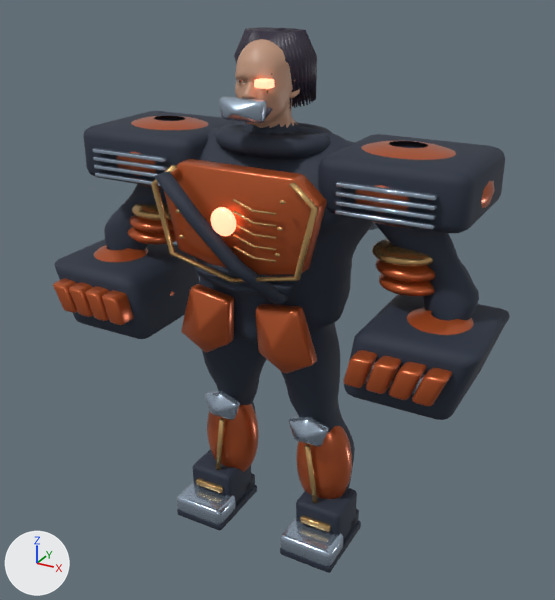
An edit to the FBX model Assets/Alterverse/Resources/AuthoredHeroes/Rook.fbx, drawn before and after from the same camera.
One viewpoint serves both versions: a 50 mm camera at (1.228, -2.22, 2.077) aimed at (0.024, -0.031, 0.982). Lighting does not change. The marker at lower left points along +X, +Y and +Z. The first picture is the older version. Vertices at exactly the same position are counted once.

The first picture shows 'DF_Anatomy', 'DF_GauntletL', 'DF_GauntletR'.
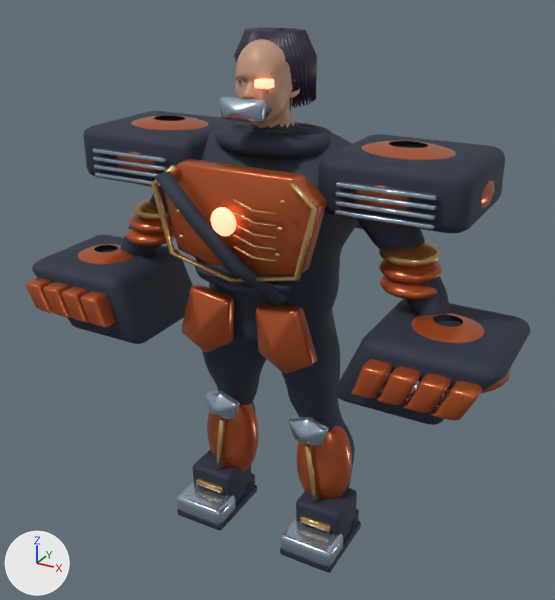
The change, as JSON lines over the scene's bpy script:
```json
{"block": "me_df_gauntletr", "where": "# used by ob_df_gauntletr; location = (0.0, 0.0, 0.0)"}
{"op": "remove", "block": "me_df_gauntletr", "code": "me_df_gauntletr.from_pydata(...)  # 2050 vertices, 1930 faces; spans x 0.383..0.805, y -0.354..0.13, z 0.786..1.088"}
{"op": "add", "block": "me_df_gauntletr", "code": "me_df_gauntletr.from_pydata(...)  # 2050 vertices, 1930 faces; spans x 0.37..0.88, y -0.394..0.09, z 0.787..1.089"}
{"block": "me_df_gauntletr", "change": "me_df_gauntletr part 2: 2050 of 2050 vertices moved; they spanned x 0.383..0.805, y -0.354..0.13, z 0.786..1.088 and now span x 0.37..0.88, y -0.394..0.09, z 0.787..1.089; mean shift (0.064, -0.041, 0.001)"}
{"block": "me_df_anatomy", "where": "# used by ob_df_anatomy; location = (0.0, 0.0, 0.0)"}
{"op": "remove", "block": "me_df_anatomy", "code": "me_df_anatomy.from_pydata(...)  # 21678 vertices, 20710 faces; spans x -0.73..0.73, y -0.35..0.28, z 0.02..1.89"}
{"op": "add", "block": "me_df_anatomy", "code": "me_df_anatomy.from_pydata(...)  # 21678 vertices, 20710 faces; spans x -0.72..0.72, y -0.35..0.28, z 0.02..1.89"}
{"block": "me_df_anatomy", "change": "me_df_anatomy part 3: the loose piece of 312 vertices spanning x -0.59..-0.37, y -0.12..0.09, z 1.21..1.27 is scaled about its middle by (0.9, 0.9, 1), then moved by (-0.01, 0.0, 0.0)"}
{"block": "me_df_anatomy", "change": "me_df_anatomy part 4: the loose piece of 312 vertices spanning x -0.6..-0.38, y -0.12..0.09, z 1.16..1.22 is scaled about its middle by (0.9, 0.9, 1), then moved by (-0.01, -0.01, 0.0)"}
{"block": "me_df_anatomy", "change": "me_df_anatomy part 5: the loose piece of 312 vertices spanning x -0.62..-0.4, y -0.12..0.09, z 1.11..1.18 is multiplied about its middle by the matrix ((0.904, 0.0, 0.181), (0.0, 0.9, 0.297), (0.0, 0.0, 1.0)), then moved by (-0.01, -0.03, 0.0)"}
{"block": "me_df_anatomy", "change": "me_df_anatomy part 6: the loose piece of 312 vertices spanning x 0.37..0.59, y -0.12..0.09, z 1.21..1.27 is scaled about its middle by (0.9, 0.9, 1), then moved by (0.01, 0.0, 0.0)"}
{"block": "me_df_anatomy", "change": "me_df_anatomy part 7: the loose piece of 312 vertices spanning x 0.38..0.6, y -0.12..0.09, z 1.16..1.22 is scaled about its middle by (0.9, 0.9, 1), then moved by (0.01, -0.01, 0.0)"}
{"block": "me_df_anatomy", "change": "me_df_anatomy part 8: the loose piece of 312 vertices spanning x 0.4..0.62, y -0.12..0.09, z 1.11..1.18 is multiplied about its middle by the matrix ((0.904, 0.0, -0.181), (0.0, 0.9, 0.297), (0.0, 0.0, 1.0)), then moved by (0.01, -0.03, 0.0)"}
{"block": "me_df_anatomy", "change": "me_df_anatomy part 9: 3235 of 21678 vertices moved; they spanned x -0.73..0.73, y -0.28..0.17, z 0.88..1.54 and now span x -0.69..0.69, y -0.28..0.17, z 0.88..1.54; mean shift (0.0, 0.0, 0.0); largest move (0.57, -0.11, 0.94) -> (0.69, -0.11, 0.94)"}
{"block": "me_df_gauntletl", "where": "# used by ob_df_gauntletl; location = (0.0, 0.0, 0.0)"}
{"op": "remove", "block": "me_df_gauntletl", "code": "me_df_gauntletl.from_pydata(...)  # 2050 vertices, 1930 faces; spans x -0.805..-0.383, y -0.354..0.13, z 0.786..1.088"}
{"op": "add", "block": "me_df_gauntletl", "code": "me_df_gauntletl.from_pydata(...)  # 2050 vertices, 1930 faces; spans x -0.88..-0.37, y -0.394..0.09, z 0.787..1.089"}
{"block": "me_df_gauntletl", "change": "me_df_gauntletl part 1: 2050 of 2050 vertices moved; they spanned x -0.805..-0.383, y -0.354..0.13, z 0.786..1.088 and now span x -0.88..-0.37, y -0.394..0.09, z 0.787..1.089; mean shift (-0.064, -0.041, 0.001)"}
```

Where the change shows, as pixel boxes (x1, y1, x2, y2) in the pictures (555 x 600 px; the box of a moved part takes in the faces that stretch with it):
```json
{"object": "DF_GauntletR", "change": "reshaped", "before": [343, 294, 510, 420], "after": [335, 299, 530, 425], "on screen": "17% wider"}
{"object": "DF_GauntletL", "change": "reshaped", "before": [53, 239, 200, 339], "after": [25, 235, 193, 344], "on screen": "14% wider, 9% taller"}
{"part": 3, "of": "me_df_anatomy", "change": "moved or reshaped", "before": [132, 204, 171, 221], "after": [133, 198, 171, 221]}
{"part": 4, "of": "me_df_anatomy", "change": "moved or reshaped", "before": [130, 215, 174, 233], "after": [129, 214, 173, 233]}
{"part": 5, "of": "me_df_anatomy", "change": "moved or reshaped", "before": [128, 227, 176, 245], "after": [125, 229, 176, 246]}
{"part": 6, "of": "me_df_anatomy", "change": "moved or reshaped", "before": [372, 239, 433, 267], "after": [378, 240, 441, 267]}
{"part": 7, "of": "me_df_anatomy", "change": "moved or reshaped", "before": [375, 259, 435, 282], "after": [379, 260, 442, 283]}
{"part": 8, "of": "me_df_anatomy", "change": "moved or reshaped", "before": [379, 274, 434, 296], "after": [380, 276, 437, 300]}
{"part": 9, "of": "me_df_anatomy", "change": "moved or reshaped", "before": [104, 128, 479, 334], "after": [120, 129, 450, 334]}
```
